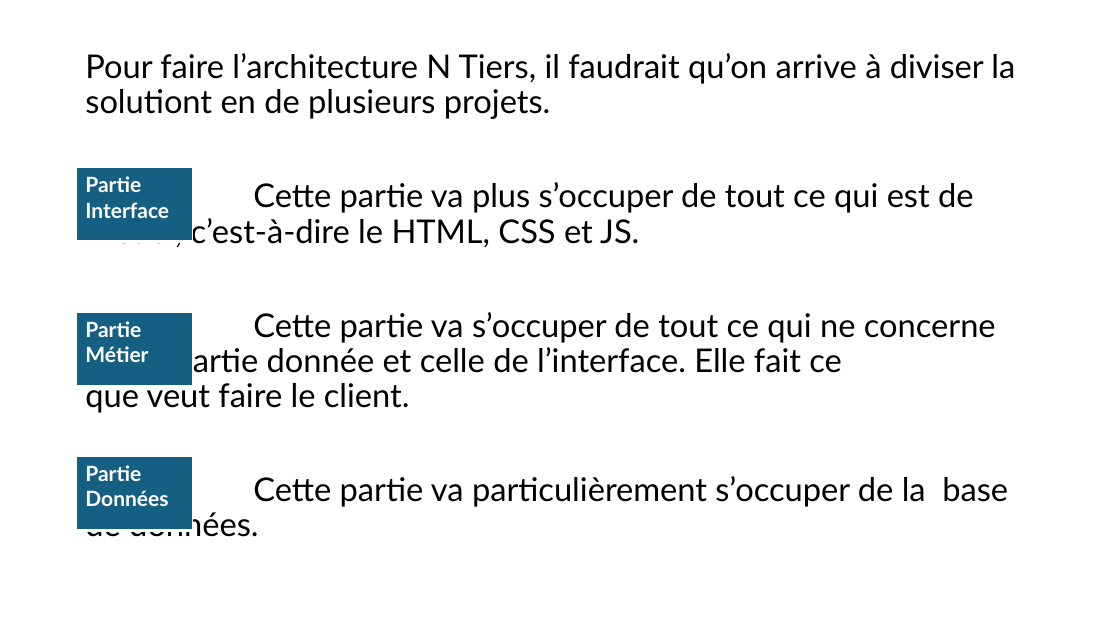
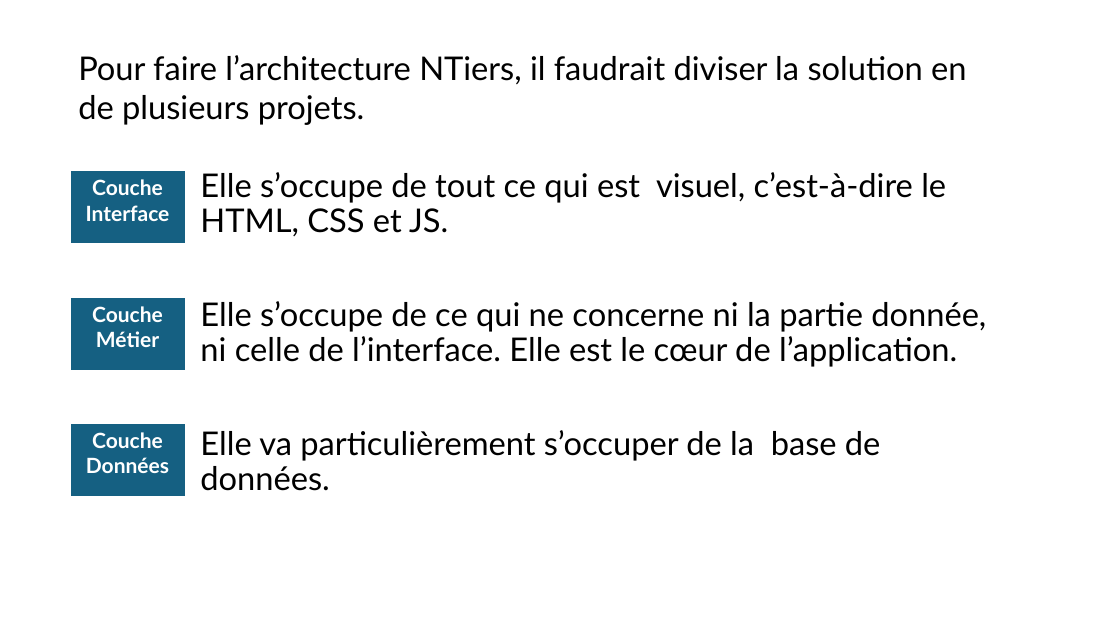
Before and after one commit to alimakri/DanCookStage, a slide deck: slide 3 of Documents/DanCook_Stage.pptx (slide 2 before the commit). Drawn at 1120x630 pixels with LibreOffice and Linux fonts; fonts in the diff are those of the drawing. Boxes give left, top, right and bottom in pixels: in the first picture for what was removed or moved away, otherwise in the second. Text is boxed around its words. In the diff, an @@ line names an element or a change of style, - is before the commit and + after.

Commit message:
doc

```diff
--- a/Documents/DanCook_Stage.pptx
+++ b/Documents/DanCook_Stage.pptx
@@ text added at (x1=78, y1=55, x2=966, y2=125), 28 pt, text #000000 @@
+Pour faire l’architecture NTiers, il faudrait diviser la solution en de plusieurs projets.
@@ table at (x1=70, y1=171, x2=185, y2=245) @@
-row 1, column 1: Partie Interface
+row 1, column 1: Couche Interface
@@ table moved from (x1=77, y1=168, x2=192, y2=242) to (x1=70, y1=171, x2=185, y2=245) @@
@@ text at (x1=200, y1=172, x2=986, y2=491): text changed @@
-Pour faire l’architecture N Tiers, il faudrait qu’on arrive à diviser la solutiont en de plusieurs projets.
-Cette partie va plus s’occuper de tout ce qui est de visuel, c’est-à-dire le HTML, CSS et JS.
-Cette partie va s’occuper de tout ce qui ne concerne pas la partie donnée et celle de l’interface. Elle fait ce que veut faire le client.
-Cette partie va particulièrement s’occuper de la base de données.
+Elle s’occupe de tout ce qui est visuel, c’est-à-dire le HTML, CSS et JS.
+Elle s’occupe de ce qui ne concerne ni la partie donnée, ni celle de l’interface. Elle est le cœur de l’application.
+Elle va particulièrement s’occuper de la base de données.
@@ table at (x1=70, y1=297, x2=185, y2=371) @@
-row 1, column 1: Partie Métier
+row 1, column 1: Couche Métier
@@ table moved from (x1=77, y1=313, x2=192, y2=386) to (x1=70, y1=297, x2=185, y2=371) @@
@@ table at (x1=70, y1=423, x2=185, y2=497) @@
-row 1, column 1: Partie Données
+row 1, column 1: Couche Données
@@ table moved from (x1=77, y1=457, x2=192, y2=531) to (x1=70, y1=423, x2=185, y2=497) @@
```
Also in this commit, not shown: 2 other slides changed, 2 slides added, 1 slide removed.
